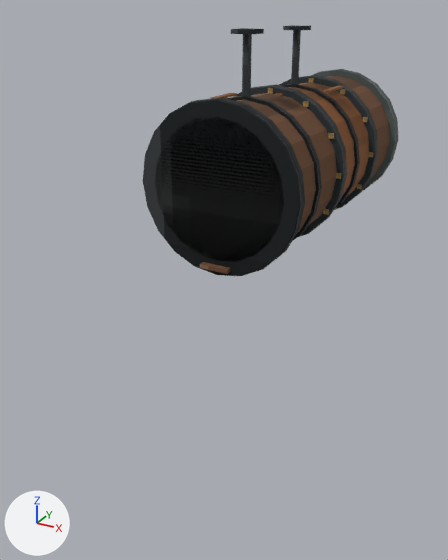
The Blender file art/props-3d/props/sewer/source/sewer_outflow_pipe.blend as it was, and as the next commit left it.
One viewpoint serves both versions: a 50 mm lens placed at (2.7, -6.45, 3.38), pointed at (-0.26, -1.05, 0.68). The axes (+X, +Y, +Z) are drawn at lower left. The lights are the same throughout. The picture after the commit comes second.

In view in the first picture: 'Barrel0', 'Barrel1', 'Barrel2', 'Bore', 'DripLip', 'FlangeA', 'FlangeB', 'Hanger1', 'MouthRim', 'Strap0', 'Strap1', 'WallCollar' and 5 more.
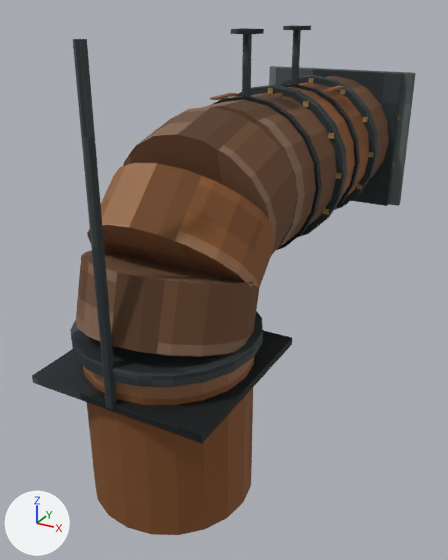
Where the newer file only moved an object's origin or applied its transform, the numbers keep the older frame.

Where the change shows, as pixel boxes [x1, y1, x2, y2] in the pictures (448 x 560 px):
'Drop', added (brown)
    after: [83, 358, 254, 535]
'MouthRim', moved, turned
    before: [143, 97, 305, 276]
    after: [70, 311, 263, 387]
'Elbow1', added (brown)
    after: [87, 163, 274, 288]
'Elbow2', added (brown)
    after: [76, 250, 259, 357]
'Elbow0', added (brown)
    after: [123, 107, 298, 256]
'Bore', deleted
    before: [155, 117, 284, 262]
'DropBand', added
    after: [32, 330, 292, 443]
'DropHanger', added
    after: [73, 39, 117, 409]
'WallFlange', added
    after: [276, 67, 403, 206]
'WallPlate', added
    after: [269, 66, 416, 206]
'WallCollar', deleted
    before: [313, 69, 398, 191]
'DripLip', deleted
    before: [200, 262, 230, 274]

The change, as a list of edits to the scene's bpy script:
```text
Remove ob_wallcollar:
    ob_wallcollar = bpy.data.objects.new('WallCollar', me_cylinder_003)
Change ob_mouthrim:
    ob_mouthrim.rotation_euler: (1.571, 0.0, 0.0) -> (0.0, 0.0, 0.0)  # degrees (90, 0, 0) -> degrees (0, 0, 0)
    ob_mouthrim.location: (0.0, -1.62, 1.84) -> (0.0, -2.53, 0.84)
Remove ob_bore:
    ob_bore = bpy.data.objects.new('Bore', me_cylinder_007)
Remove ob_driplip:
    ob_driplip = bpy.data.objects.new('DripLip', me_cube_024)
Add ob_drophanger:
    ob_drophanger = bpy.data.objects.new('DropHanger', me_cube_042)  # a box spanning x -0.03..0.03, y -0.03..0.03, z -1.33..1.33; in mat_sewer_outflow_pipe_iron (picture img_sewer_outflow_pipe_pixel_atlas)
    ob_drophanger.location = (0.0, -3.34, 1.87)
Add ob_dropband:
    ob_dropband = bpy.data.objects.new('DropBand', me_cube_041)  # a box spanning x -0.82..0.82, y -0.82..0.82, z -0.04..0.04; in mat_sewer_outflow_pipe_iron (picture img_sewer_outflow_pipe_pixel_atlas)
    ob_dropband.location = (0.0, -2.53, 0.54)
Add ob_drop:
    ob_drop = bpy.data.objects.new('Drop', me_cylinder_008_1)  # a 20-sided cylinder along z spanning x -0.75..0.75, y -0.75..0.75, z -0.82..0.82; in mat_sewer_outflow_pipe_iron (picture img_sewer_outflow_pipe_pixel_atlas)
    ob_drop.location = (0.0, -2.53, 0.07)
Add ob_elbow2:
    ob_elbow2 = bpy.data.objects.new('Elbow2', me_cylinder_007_1)  # a 20-sided cylinder along z spanning x -0.75..0.75, y -0.75..0.75, z -0.28..0.28; in mat_sewer_outflow_pipe_rust (picture img_sewer_outflow_pipe_pixel_atlas)
    ob_elbow2.location = (0.0, -2.5, 1.14)
    ob_elbow2.rotation_euler = (2.88, 0.0, 0.0)  # degrees (165, 0, 0)
Add ob_elbow1:
    ob_elbow1 = bpy.data.objects.new('Elbow1', me_cylinder_006_1)  # a 20-sided cylinder along z spanning x -0.75..0.75, y -0.75..0.75, z -0.28..0.28; in mat_sewer_outflow_pipe_rust (picture img_sewer_outflow_pipe_pixel_atlas)
    ob_elbow1.location = (0.0, -2.25, 1.56)
    ob_elbow1.rotation_euler = (2.356, 0.0, 0.0)  # degrees (135, 0, 0)
Add ob_elbow0:
    ob_elbow0 = bpy.data.objects.new('Elbow0', me_cylinder_005_1)  # a 20-sided cylinder along z spanning x -0.75..0.75, y -0.75..0.75, z -0.28..0.28; in mat_sewer_outflow_pipe_rust (picture img_sewer_outflow_pipe_pixel_atlas)
    ob_elbow0.location = (0.0, -1.83, 1.81)
    ob_elbow0.rotation_euler = (1.833, 0.0, 0.0)  # degrees (105, 0, 0)
Add ob_wallflange:
    ob_wallflange = bpy.data.objects.new('WallFlange', me_cube_001_1)  # 24 vertices, 26 faces; spans x -0.82..0.82, y -0.04..0.04, z -0.82..0.82; in mat_sewer_outflow_pipe_iron (picture img_sewer_outflow_pipe_pixel_atlas)
    ob_wallflange.location = (0.0, 1.4, 1.84)
Add ob_wallplate:
    ob_wallplate = bpy.data.objects.new('WallPlate', me_cube_1)  # 24 vertices, 26 faces; spans x -0.95..0.95, y -0.03..0.03, z -0.82..0.82; in mat_sewer_outflow_pipe_concrete (picture img_sewer_outflow_pipe_pixel_atlas)
    ob_wallplate.location = (0.0, 1.47, 1.84)
```
